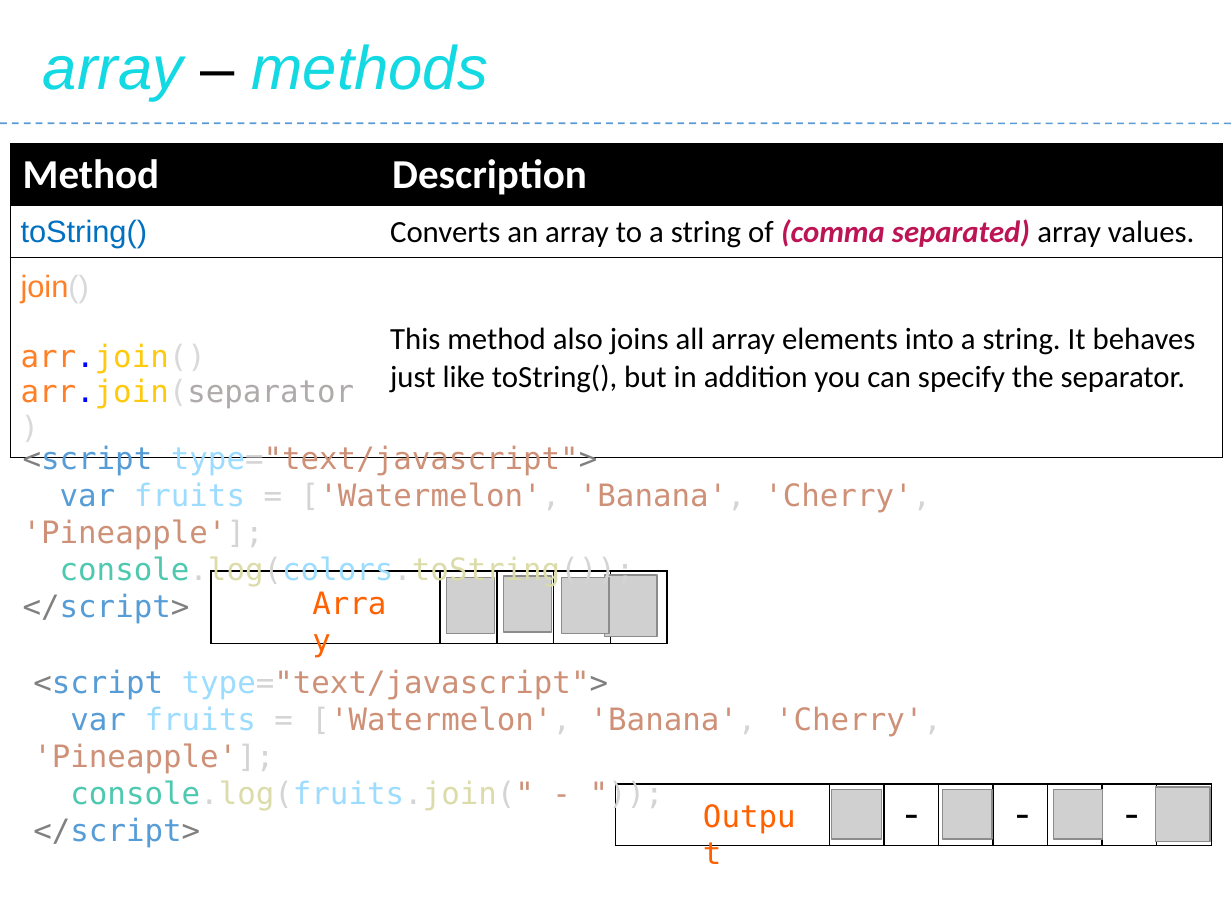
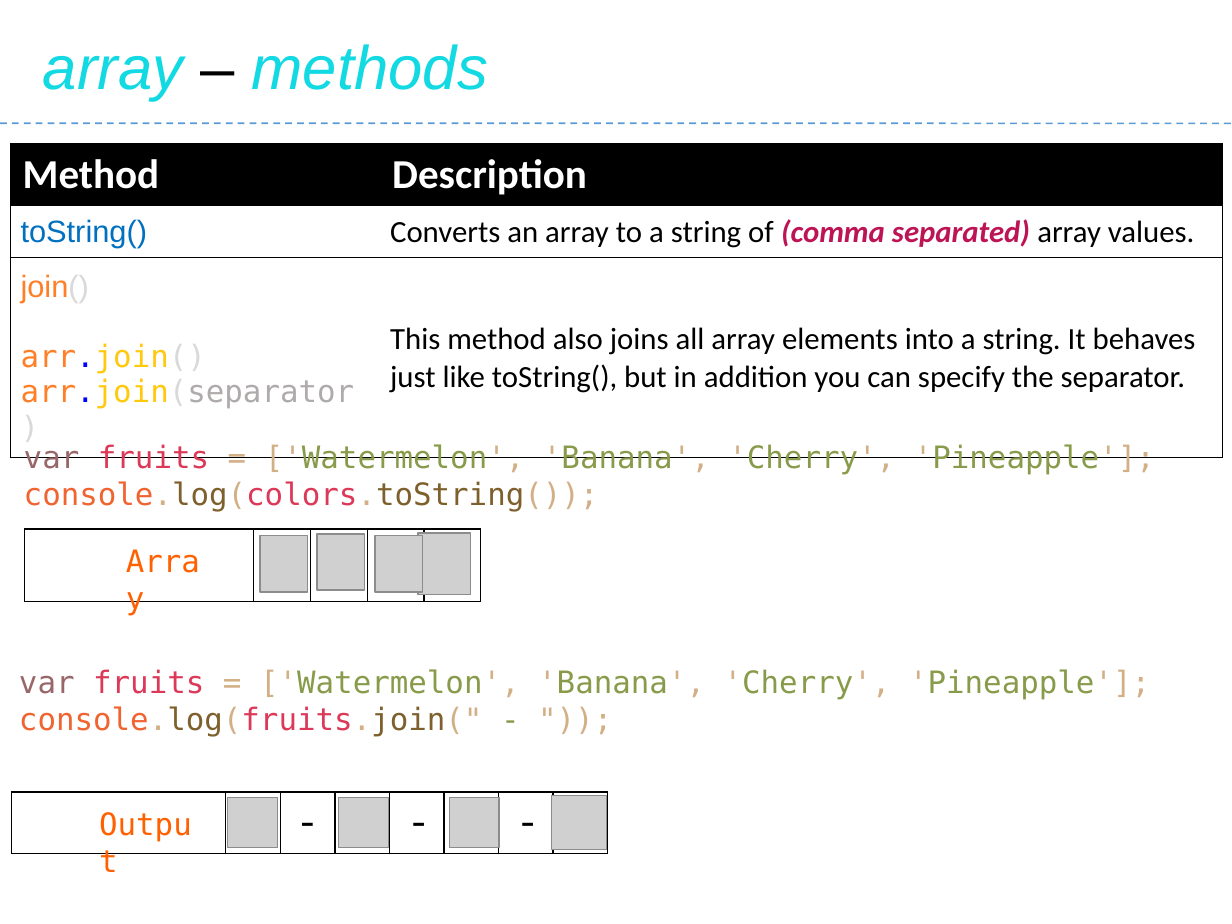
Before and after one commit to Saleel-Bagde/PPT-s, a slide deck: slide 155 of JavaScript.pptx. Drawn at 1232x924 pixels with LibreOffice and Linux fonts; fonts in the diff are those of the drawing; grey boxes stand for pictures. Boxes give left, top, right and bottom in pixels: in the first picture for what was removed or moved away, otherwise in the second. Text is boxed around its words. In the diff, an @@ line names an element or a change of style, - is before the commit and + after.

```diff
--- a/JavaScript.pptx
+++ b/JavaScript.pptx
@@ text at bbox=[24, 444, 1155, 511]: paragraph removed @@
-</script>
@@ text "var fruits = ['Watermelon', 'Banana', ..." at bbox=[24, 444, 1155, 511]: text colour #569CD6 to #98676A in "var"; text colour #9CDCFE to #DC3958 in "fruits", "console.log(colors.toString());"; text colour #D4D4D4 to #D3AF86 in "= ['Watermelon', 'Banana', 'Cherry', 'Pineapple'];", "console.log(colors.toString());"; text colour #CE9178 to #D3AF86, text colour #CE9178 to #889B4A in "['Watermelon', 'Banana', 'Cherry', 'Pineapple'];"; text colour #4EC9B0 to #F06431, text colour #DCDCAA to #7E602C in "console.log(colors.toString());" @@
@@ text at bbox=[23, 445, 597, 476]: paragraph removed @@
-<script type="text/javascript">
@@ 3 pictures, 1 table: place and size @@
-3 pictures, 1 table at bbox=[211, 570, 667, 643]
+3 pictures, 1 table at bbox=[25, 529, 480, 601]
@@ text "Array": place and size @@
-text "Array" at bbox=[301, 578, 410, 627]
+text "Array" at bbox=[113, 536, 223, 585]
@@ picture: place and size @@
-picture at bbox=[504, 577, 552, 633]
+picture at bbox=[317, 533, 365, 590]
@@ text at bbox=[19, 669, 1150, 737]: paragraph removed @@
-</script>
@@ text "var fruits = ['Watermelon', 'Banana', ...": place and size @@
-text "var fruits = ['Watermelon', 'Banana', ..." at bbox=[33, 669, 942, 811]
+text "var fruits = ['Watermelon', 'Banana', ..." at bbox=[19, 669, 1150, 737]
@@ text "var fruits = ['Watermelon', 'Banana', ..." at bbox=[19, 669, 1150, 737]: text colour #569CD6 to #98676A in "var"; text colour #9CDCFE to #DC3958 in "fruits", "console.log(fruits.join(""; text colour #D4D4D4 to #D3AF86 in "= ['Watermelon', 'Banana', 'Cherry', 'Pineapple'];", "console.log(fruits.join(" "));"; text colour #CE9178 to #D3AF86 in "['Watermelon', 'Banana', 'Cherry', 'Pineapple'];", "console.log(fruits.join(" "));"; text colour #CE9178 to #889B4A in "['Watermelon', 'Banana', 'Cherry', 'Pineapple'];", "-"; text colour #4EC9B0 to #F06431, text colour #DCDCAA to #7E602C in "console.log(fruits.join("" @@
@@ text at bbox=[33, 669, 608, 700]: paragraph removed @@
-<script type="text/javascript">
@@ 1 picture, 1 text, 1 table: place and size @@
-1 picture, 1 text, 1 table at bbox=[616, 784, 1210, 844]
+1 picture, 1 text, 1 table at bbox=[11, 792, 606, 853]
@@ 3 pictures: place and size @@
-3 pictures at bbox=[832, 790, 1103, 839]
+3 pictures at bbox=[228, 797, 499, 846]
```
Also in this commit, not shown: 8 other slides changed, 2 slides removed.
